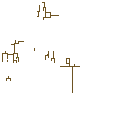
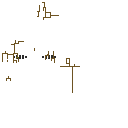
Before/after of a 128x128 layered artwork. What changed in the layer stack:
showed "heavy damage" over [left=14, top=55, right=56, bottom=59]
showed "medium damage" over [left=16, top=56, right=53, bottom=58]
showed "light vines" over [left=14, top=55, right=56, bottom=59]
showed "light damage" over [left=19, top=55, right=50, bottom=59]
